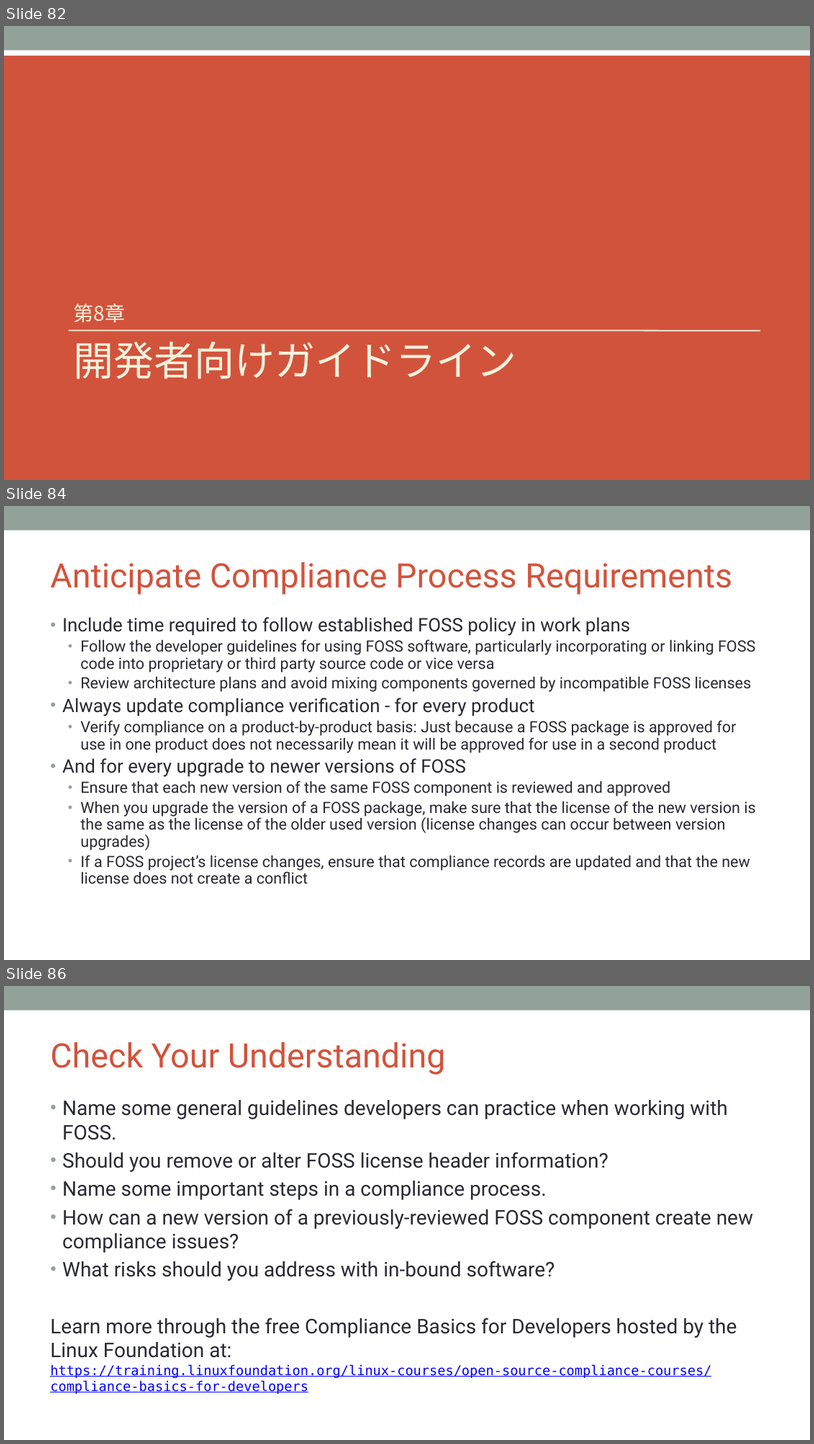
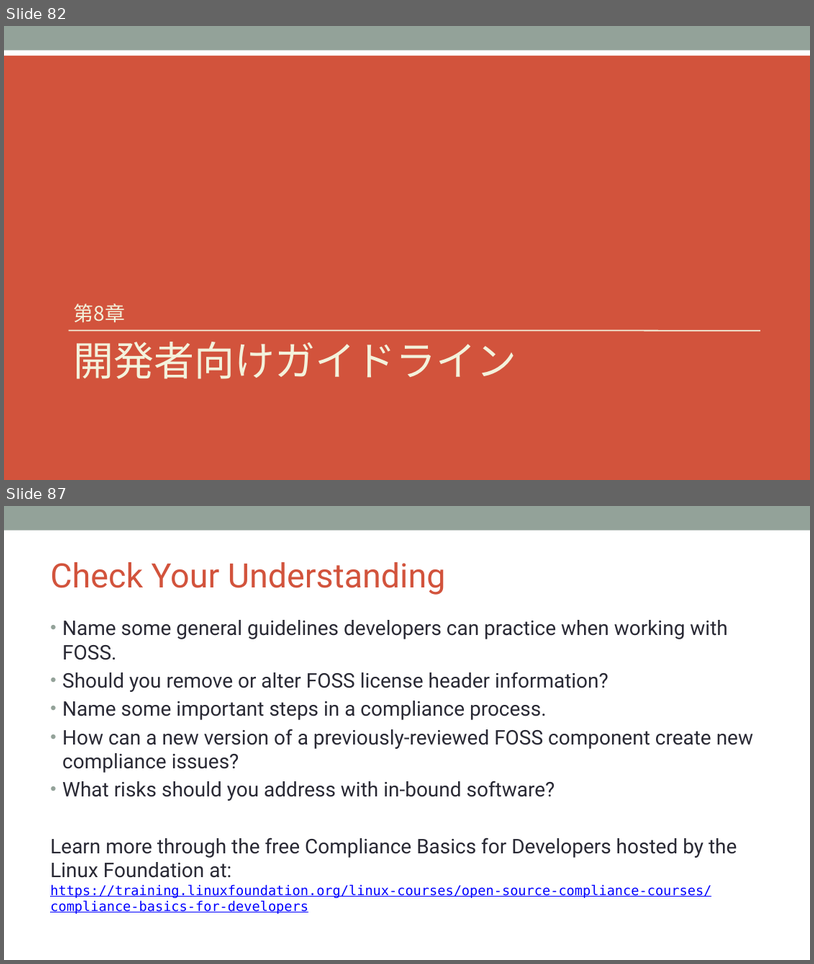
Before and after one commit to OpenChain-Project/Curriculum-Translation-JP, a slide deck: REVIEW/Version_for_v1.1/openchain-curriculum-for-1-1_JP_review_tani.pptx. Shown one above the other, each under a label of ours: slides 82, 84 and 86 before the commit, slides 82 and 87 after it; the slides between them are not shown. The pictures are 814x1444 and 814x964 pixels, drawn with LibreOffice and Linux fonts; fonts in the diff are those of the drawing; background and template pictures are left out. Boxes give left, top, right and bottom in pixels: in the first picture for what was removed or moved away, otherwise in the second. Text is boxed around its words. In the diff, an @@ line names an element or a change of style, - is before the commit and + after.

```diff
--- a/REVIEW/Version_for_v1.1/openchain-curriculum-for-1-1_JP_review_tani.pptx
+++ b/REVIEW/Version_for_v1.1/openchain-curriculum-for-1-1_JP_review_tani.pptx
@@ slide 84 removed at bbox=[4, 506, 810, 960], background #FFFFFF; not listed: 1 template element that a slide beside it also shows @@
@@ title removed at bbox=[50, 562, 733, 595] @@
-Anticipate Compliance Process Requirements
@@ text removed at bbox=[62, 617, 756, 884] @@
-• Include time required to follow established FOSS policy in work plans
-  • Follow the developer guidelines for using FOSS software, particularly incorporating or linking FOSS code into proprietary or third party source code or vice versa
-  • Review architecture plans and avoid mixing components governed by incompatible FOSS licenses
-• Always update compliance verification - for every product
-  • Verify compliance on a product-by-product basis: Just because a FOSS package is approved for use in one product does not necessarily mean it will be approved for use in a second product
-• And for every upgrade to newer versions of FOSS
-  • Ensure that each new version of the same FOSS component is reviewed and approved
-  • When you upgrade the version of a FOSS package, make sure that the license of the new version is the same as the license of the older used version (license changes can occur between version upgrades)
-  • If a FOSS project’s license changes, ensure that compliance records are updated and that the new license does not create a conflict
@@ what was slide 86 is now slide 87 @@
```
Also in this commit, not shown: 4 slides changed, 4 slides added, 2 other slides removed.
